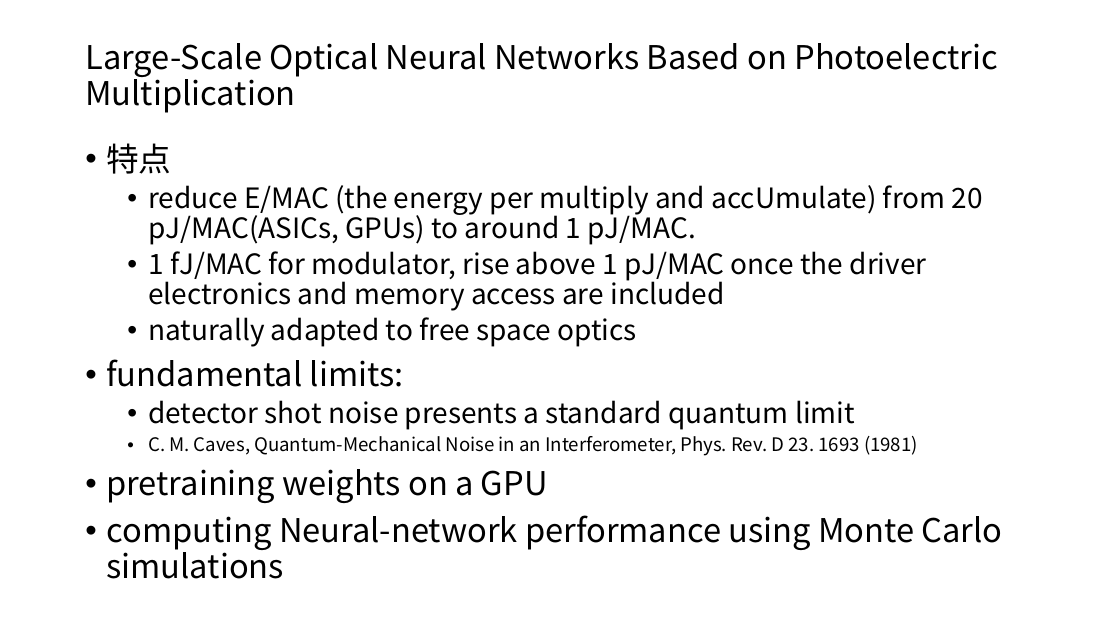
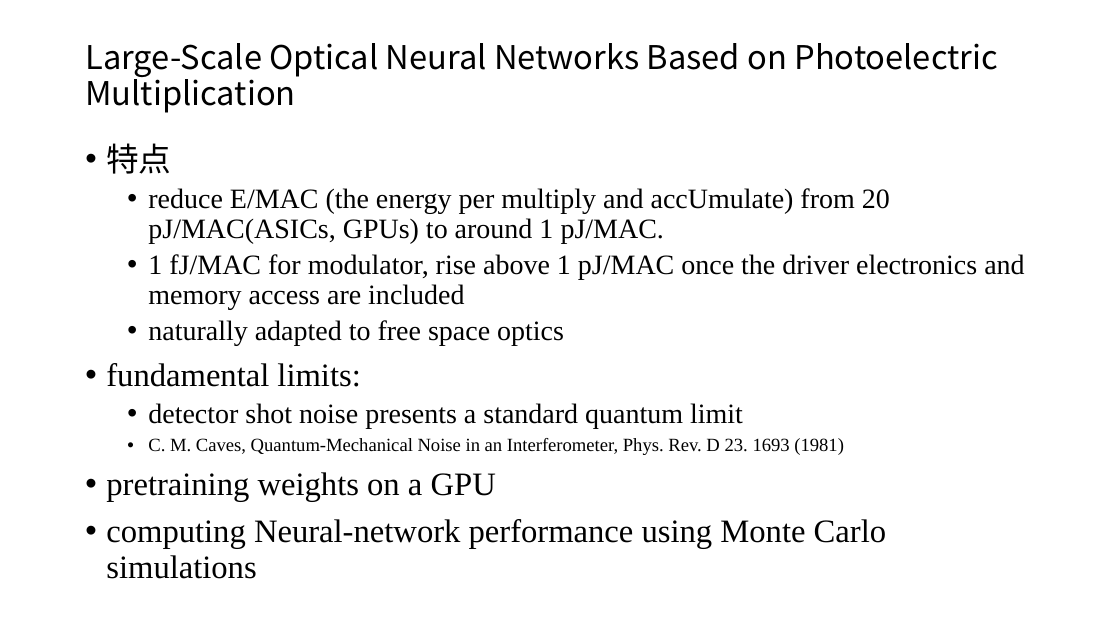
Before and after one commit to lucaschang95/DiscussionWithLin, a slide deck: slide 8 of 20190918 - 光芯片深度学习调研.pptx. Drawn at 1120x630 pixels with LibreOffice and Linux fonts; fonts in the diff are those of the drawing. Boxes give left, top, right and bottom in pixels: in the first picture for what was removed or moved away, otherwise in the second. Text is boxed around its words. In the diff, an @@ line names an element or a change of style, - is before the commit and + after.

```diff
--- a/20190918 - 光芯片深度学习调研.pptx
+++ b/20190918 - 光芯片深度学习调研.pptx
@@ text "特点" at <box>106,143,1024,579</box>: font Noto Sans CJK SC to Times New Roman @@
```
Also in this commit, not shown: 8 other slides changed, 1 slide added.
